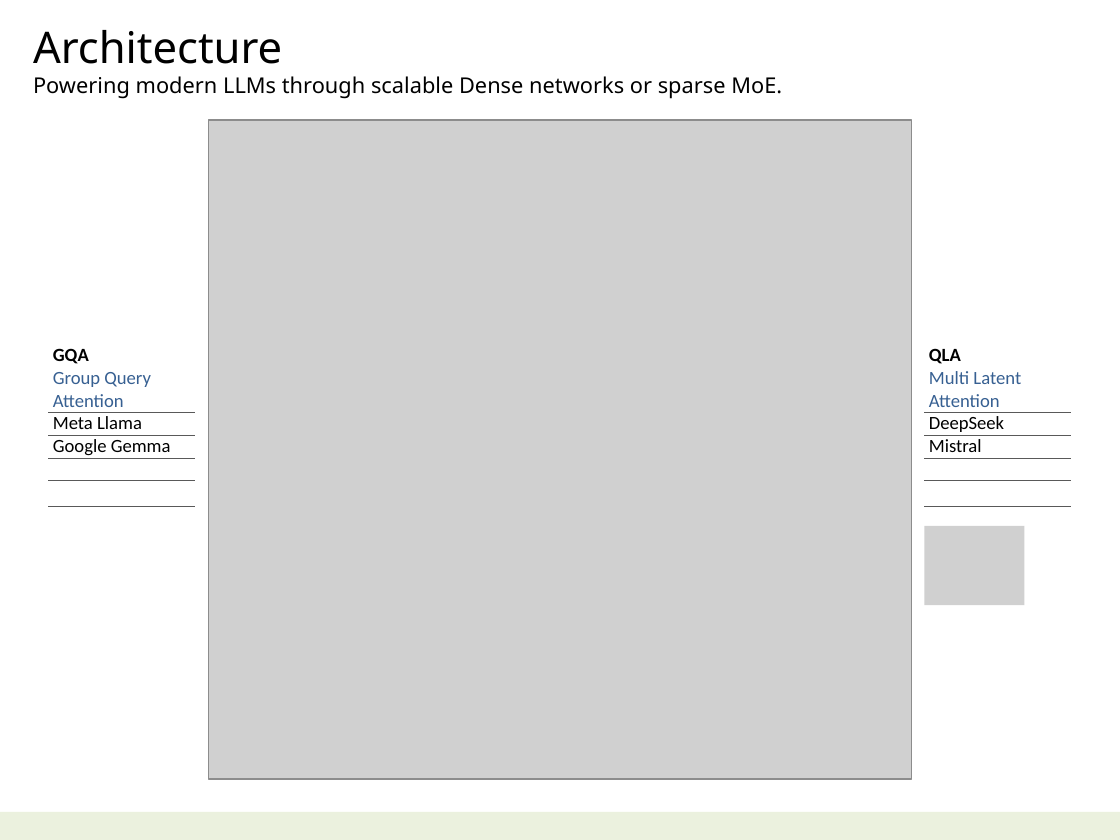
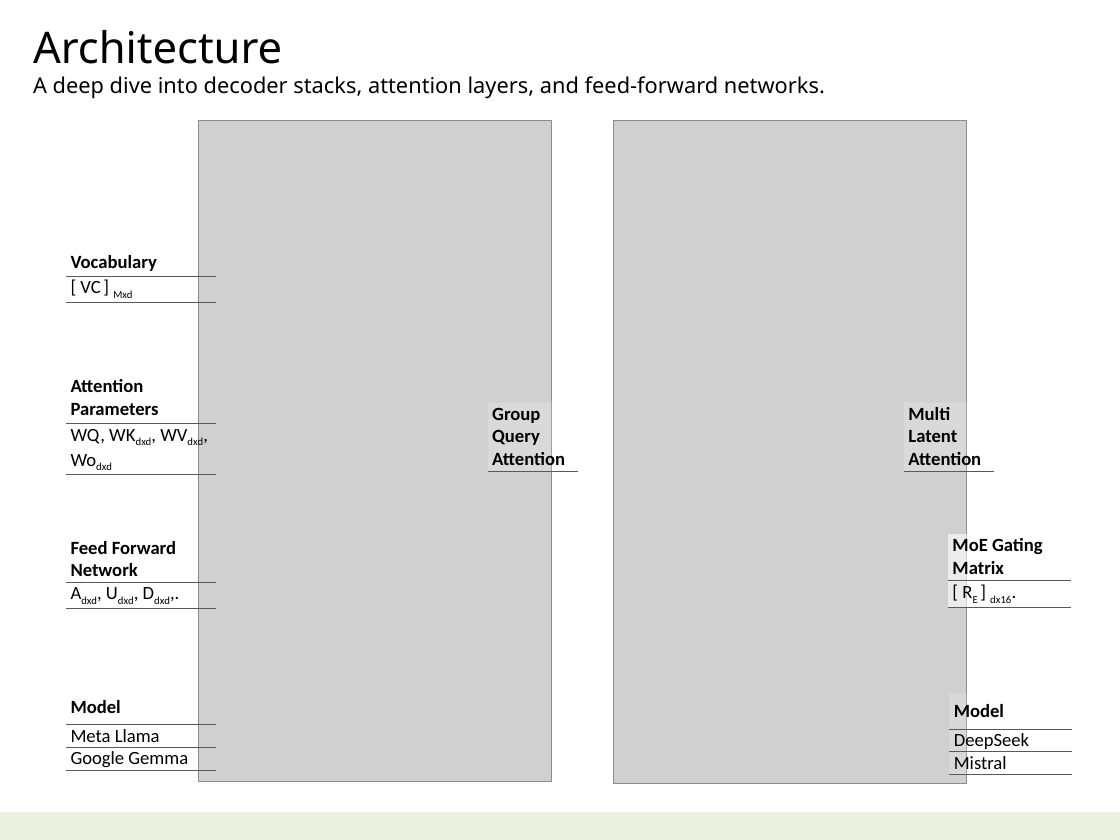
Before and after one commit to navibator/crazy-ai, a slide deck: slide 7 of ai.pptx (slide 8 before the commit). Drawn at 1120x840 pixels with LibreOffice and Linux fonts; fonts in the diff are those of the drawing; grey boxes stand for pictures. Boxes give left, top, right and bottom in pixels: in the first picture for what was removed or moved away, otherwise in the second. Text is boxed around its words. In the diff, an @@ line names an element or a change of style, - is before the commit and + after.

```diff
--- a/ai.pptx
+++ b/ai.pptx
@@ text at (33, 76, 825, 99): text changed @@
-Powering modern LLMs through scalable Dense networks or sparse MoE.
+A deep dive into decoder stacks, attention layers, and feed-forward networks.
@@ picture added at (198, 120, 551, 782) @@
@@ picture removed at (208, 120, 912, 778) @@
@@ picture added at (614, 120, 967, 783) @@
@@ table added at (66, 249, 216, 302), 2 rows, 1 columns @@
+Vocabulary
+[ VC ] Mxd
@@ table added at (66, 372, 216, 474), 2 rows, 1 columns @@
+Attention Parameters
+WQ, WKdxd, WVdxd, Wodxd
@@ table at (487, 402, 577, 475) @@
-row 1: GQA / Group Query / Attention
-row 2: Meta Llama
-row 3: Google Gemma
-row 4: 
-row 5: 
+row 1: Group / Query / Attention
@@ table: place and size @@
-table at (48, 344, 195, 496)
+table at (487, 402, 577, 475)
@@ table at (904, 402, 993, 475) @@
-row 1: QLA / Multi Latent / Attention
-row 2: DeepSeek
-row 3: Mistral
-row 4: 
-row 5: 
+row 1: Multi / Latent / Attention
@@ table: place and size @@
-table at (924, 344, 1071, 496)
+table at (904, 402, 993, 475)
@@ table added at (66, 536, 216, 608), 2 rows, 1 columns @@
+Feed Forward Network
+Adxd, Udxd, Ddxd,.
@@ picture removed at (924, 525, 1024, 605) @@
@@ table added at (948, 534, 1071, 607), 2 rows, 1 columns @@
+MoE Gating Matrix
+[ RE ] dx16.
@@ table added at (66, 689, 216, 771), 3 rows, 1 columns @@
+Model
+Meta Llama
+Google Gemma
@@ table added at (950, 693, 1072, 779), 3 rows, 1 columns @@
+Model
+DeepSeek
+Mistral
```
Also in this commit, not shown: 5 other slides changed, 3 slides added, 4 slides removed, 18 other files.
